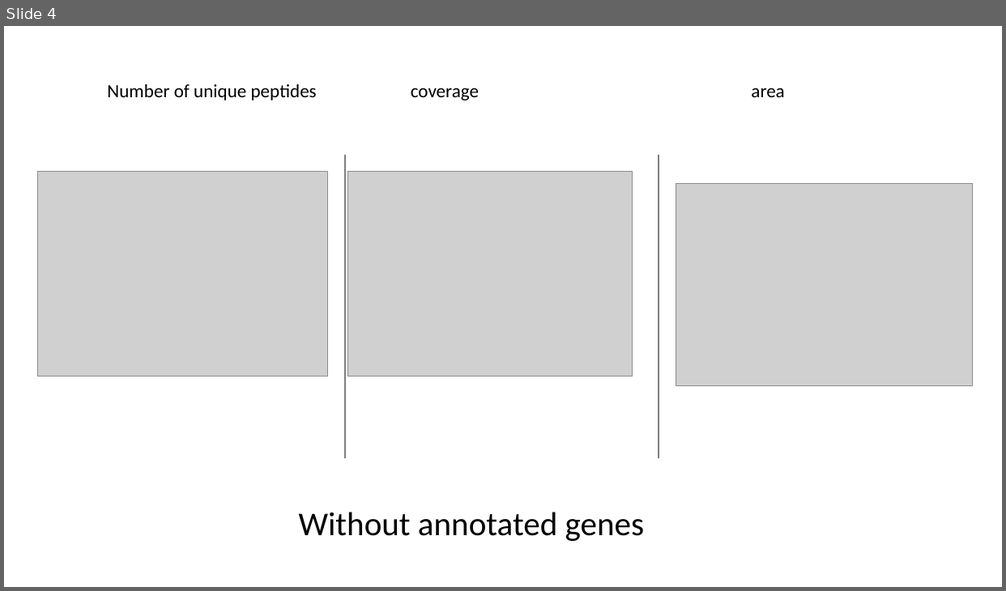
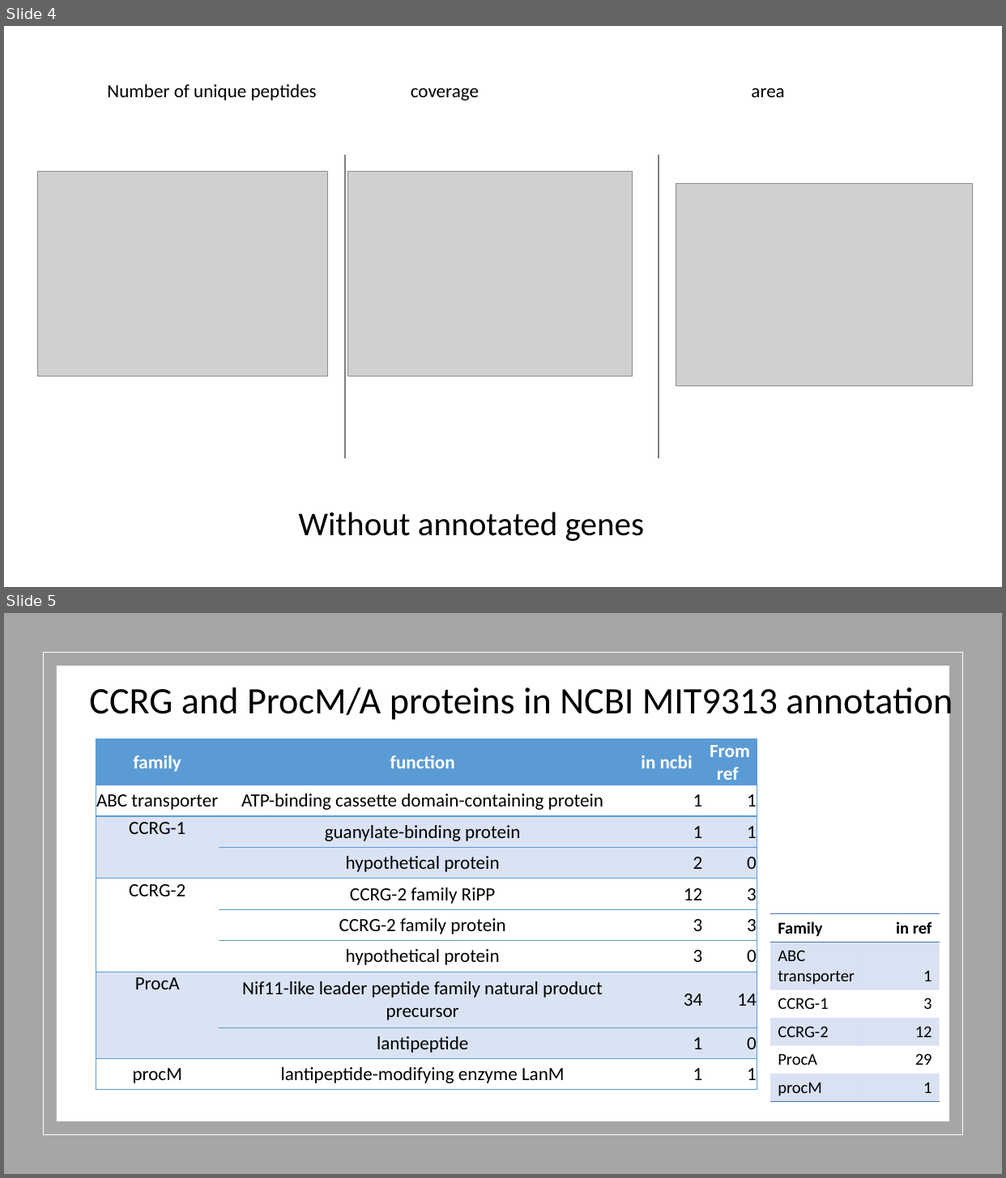
Before and after one commit to wosnat/sep, a slide deck: proteomics 9313 isme.pptx. Shown one above the other, each under a label of ours: slide 4 before the commit, slides 4 and 5 after it. The pictures are 1006x591 and 1006x1178 pixels, drawn with LibreOffice and Linux fonts; fonts in the diff are those of the drawing; grey boxes stand for pictures. Boxes give left, top, right and bottom in pixels: in the first picture for what was removed or moved away, otherwise in the second. Text is boxed around its words. In the diff, an @@ line names an element or a change of style, - is before the commit and + after.

```diff
--- a/proteomics 9313 isme.pptx
+++ b/proteomics 9313 isme.pptx
@@ slide 5 added at (x1=4, y1=613, x2=1002, y2=1174), background #FFFFFF @@
@@ rectangle added at (x1=4, y1=613, x2=1002, y2=1174), fill #A6A6A6 @@
@@ rectangle added at (x1=43, y1=653, x2=963, y2=1135), outline #FFFFFF 1 pt @@
@@ rectangle added at (x1=57, y1=666, x2=949, y2=1122), fill #FFFFFF @@
@@ text added at (x1=89, y1=683, x2=953, y2=723), 36 pt, text #000000 @@
+CCRG and ProcM/A proteins in NCBI MIT9313 annotation
@@ table added at (x1=96, y1=739, x2=757, y2=1089), 10 rows, 4 columns @@
+family | function | in ncbi | From ref
+ABC transporter | ATP-binding cassette domain-containing protein | 1 | 1
+CCRG-1 | guanylate-binding protein | 1 | 1
+ | hypothetical protein | 2 | 0
+CCRG-2 | CCRG-2 family RiPP | 12 | 3
+ | CCRG-2 family protein | 3 | 3
+ | hypothetical protein | 3 | 0
+ProcA | Nif11-like leader peptide family natural product precursor | 34 | 14
+ | lantipeptide | 1 | 0
+procM | lantipeptide-modifying enzyme LanM | 1 | 1
@@ table added at (x1=770, y1=914, x2=940, y2=1100), 6 rows, 2 columns @@
+Family | in ref
+ABC transporter | 1
+CCRG-1 | 3
+CCRG-2 | 12
+ProcA | 29
+procM | 1
```
Also in this commit, not shown: 1 slide changed, 5 other slides added, 9 other files.
